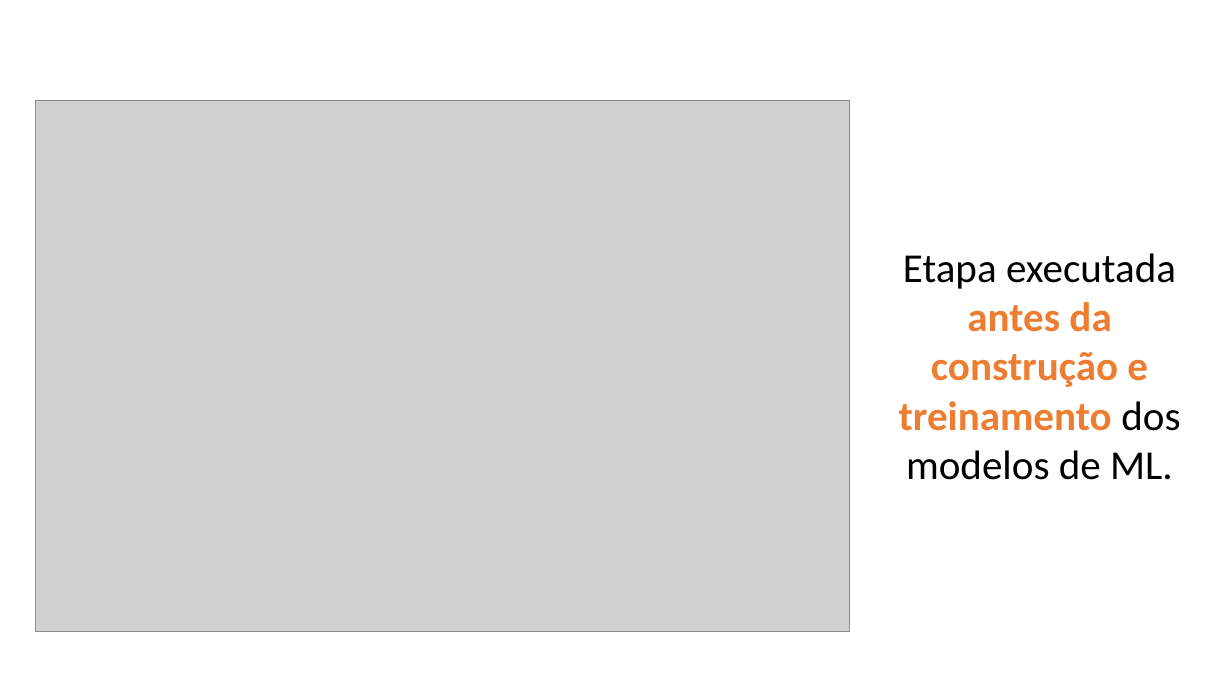
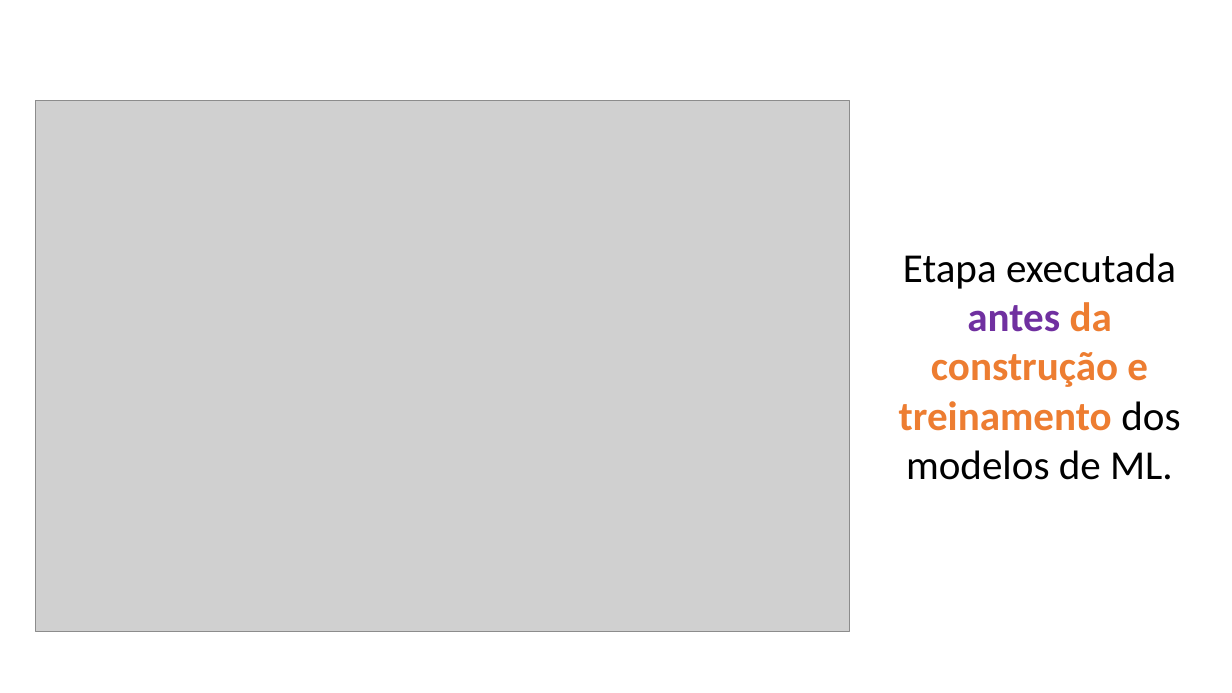
Before and after one commit to zz4fap/c24_inteligencia_artificial, a slide deck: slide 2 of slides/C24_EDA.pptx. Drawn at 1232x693 pixels with LibreOffice and Linux fonts; fonts in the diff are those of the drawing; grey boxes stand for pictures. Boxes give left, top, right and bottom in pixels: in the first picture for what was removed or moved away, otherwise in the second. Text is boxed around its words. In the diff, an @@ line names an element or a change of style, - is before the commit and + after.

```diff
--- a/slides/C24_EDA.pptx
+++ b/slides/C24_EDA.pptx
@@ text "Etapa executada antes da construção ..." at <box>899,253,1180,480</box>: text colour #ED7D31 to #7030A0 in "antes" @@
```
Also in this commit, not shown: 16 other slides changed, 3 slides added, 1 other file.
